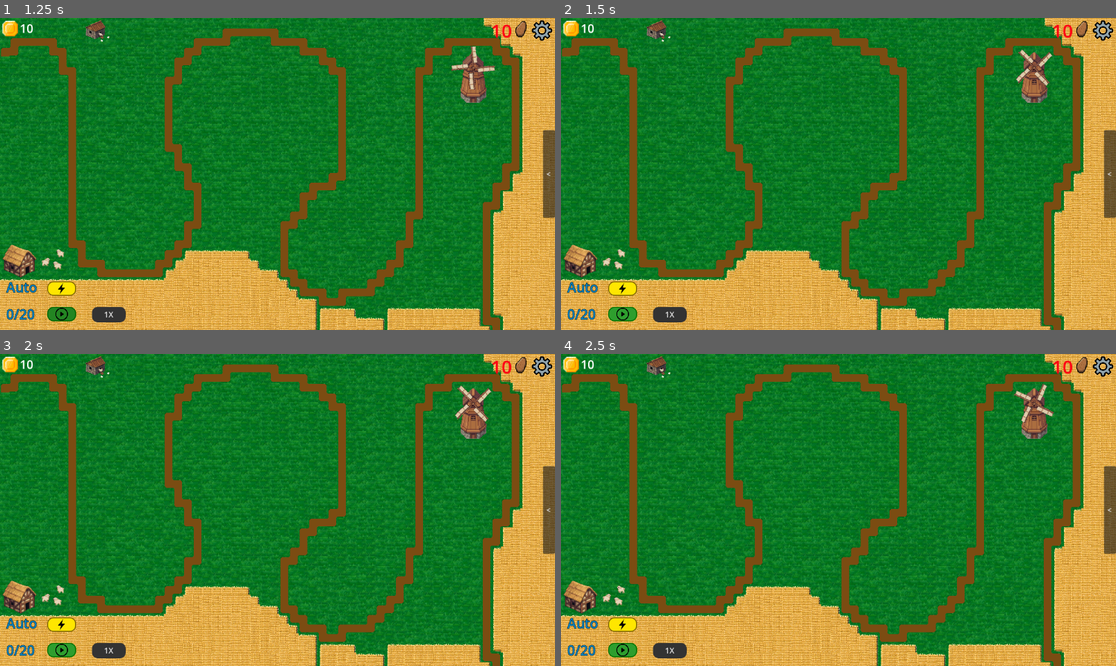
Above: before the commit, frames 1-4 (two rows, left to right).
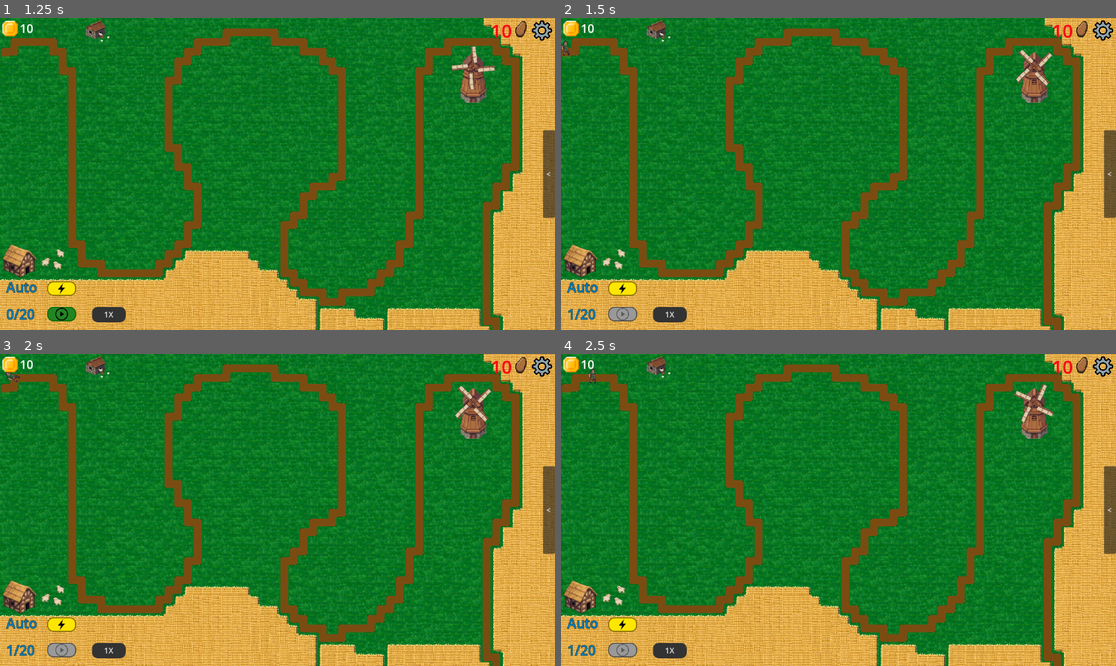
Above: after the commit, the same moments.

Repository: domasbaliunas/frontline
Game: Godot game, scene res://scenes/ui/main_menu.tscn
The game is run twice, just before and just after one commit, with the same random seed, the same clock (stepped at 60 frames per second) and the same inputs.
Inputs (mouse positions are in pixels of both pictures, inside the frame that each line leads up to):
- Up to frame 1 (1.25 s): click "New game" at 0.5 s
- Up to frame 2 (1.5 s): click (622, 314) at 1.25 s
- Up to frame 3 (2 s): no input
- Up to frame 4 (2.5 s): click (622, 650) at 2.02 s

Frame 1 is identical in both runs. In frame 2, 0.3% of the frame differs, in the area x 0-14%, y 7-98%; in frame 3, 0.3%; in frame 4, 0.3%, in the area x 1-14%, y 4-98%.

Commit message:
SCRUM-107 Fix wave start button

Diff:
--- a/scenes/core/game_map.tscn
+++ b/scenes/core/game_map.tscn
@@ -959,4 +959,5 @@
 [connection signal="pressed" from="ShopCanvas/PanelContainer/VBoxContainer/Tower_B" to="ShopCanvas" method="_on_tower_b_pressed"]
 [connection signal="pressed" from="ShopCanvas/PanelContainer/VBoxContainer/Money_B" to="ShopCanvas" method="_on_money_b_pressed"]
 [connection signal="pressed" from="ShopCanvas/PanelContainer/VBoxContainer/Sniper_B" to="ShopCanvas" method="_on_sniper_b_pressed"]
+[connection signal="pressed" from="WaveStartButton" to="." method="_on_wave_start_pressed"]
 [connection signal="pressed" from="SpeedButton" to="." method="_on_speed_button_pressed"]
